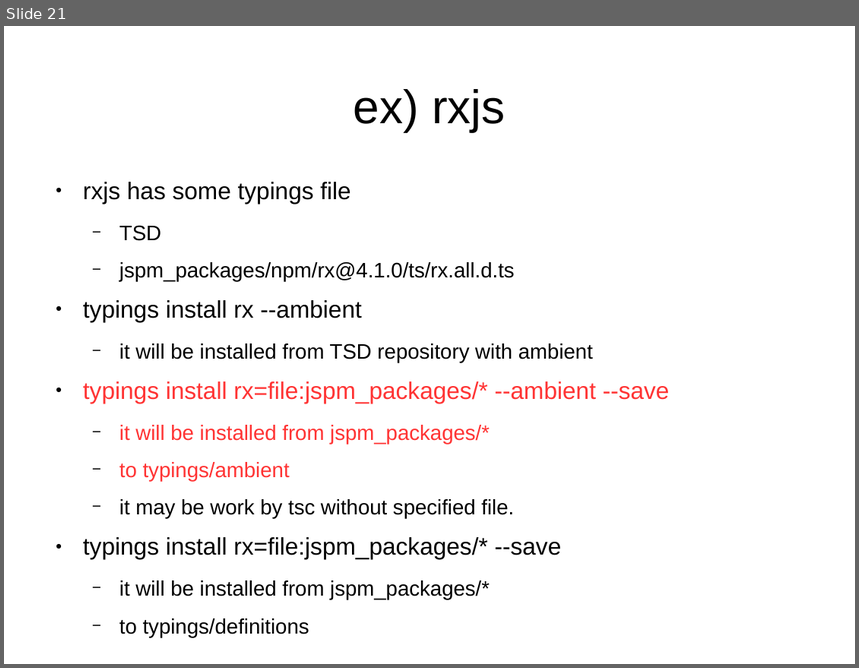
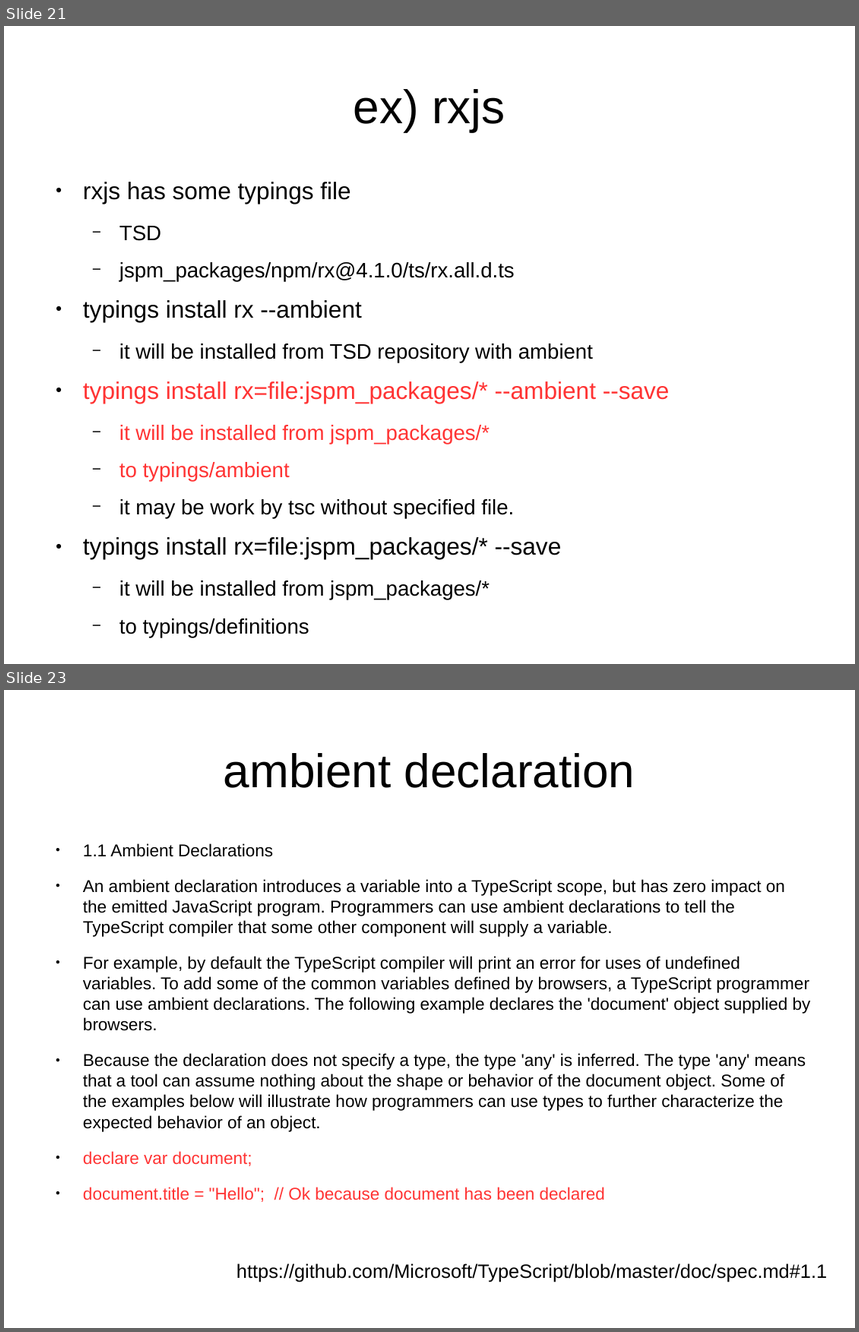
Before and after one commit to sallop/til, a slide deck: typescript.odp. Shown one above the other, each under a label of ours: slide 21 before the commit, slides 21 and 23 after it; the slides between them are not shown. The pictures are 859x668 and 859x1332 pixels, drawn with LibreOffice and Linux fonts; fonts in the diff are those of the drawing. Boxes give left, top, right and bottom in pixels: in the first picture for what was removed or moved away, otherwise in the second. Text is boxed around its words. In the diff, an @@ line names an element or a change of style, - is before the commit and + after.

Commit message:
about ambient option

```diff
--- a/typescript.odp
+++ b/typescript.odp
@@ slide 23 added at <box>4,690,855,1328</box>, background #FFFFFF @@
@@ title added at <box>224,753,636,788</box>, 44 pt, text #000000 @@
+ambient declaration
@@ text added at <box>83,844,811,1202</box>, 16 pt, text #000000 @@
+● 1.1 Ambient Declarations
+● An ambient declaration introduces a variable into a TypeScript scope, but has zero impact on the emitted JavaScript program. Programmers can use ambient declarations to tell the TypeScript compiler that some other component will supply a variable.
+● For example, by default the TypeScript compiler will print an error for uses of undefined variables. To add some of the common variables defined by browsers, a TypeScript programmer can use ambient declarations. The following example declares the 'document' object supplied by browsers.
+● Because the declaration does not specify a type, the type 'any' is inferred. The type 'any' means that a tool can assume nothing about the shape or behavior of the document object. Some of the examples below will illustrate how programmers can use types to further characterize the expected behavior of an object.
+● declare var document;
+● document.title = "Hello"; // Ok because document has been declared
@@ text added at <box>237,1264,827,1282</box>, 18 pt, text #000000 @@
+https://github.com/Microsoft/TypeScript/blob/master/doc/spec.md#1.1
```
Also in this commit, not shown: 1 slide changed, 1 other slide added.
